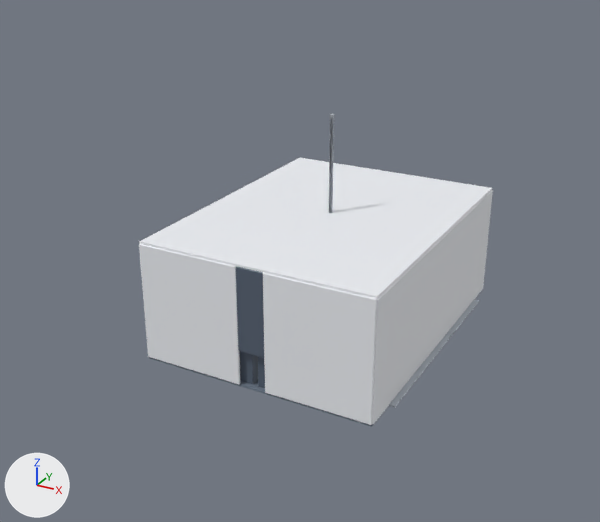
Before and after pictures for a commit that changed the glTF model public/assets/compartments/engine-room.glb.
Before and after are seen from a 50 mm lens placed at (20.6, -41.3, 24.2), pointed at (-1.2, -1.6, 4.4). Lighting does not change. The marker at lower left points along +X, +Y and +Z. The older version comes first. Where no turn or scale is listed for an object, it has been applied to the vertices. Vertices at exactly the same position are counted once.

The older version as bpy lines, for what is in view:
```python
me_cube = bpy.data.meshes.new('Cube')
me_cube.from_pydata(...)  # 8 vertices, 12 faces; spans x -7.0..7.0, y -9.0..9.0, z -0.1..0.1
me_cube.materials.append(mat_deck)  # greyish blue #6f7c8b
me_cube_001 = bpy.data.meshes.new('Cube.001')
me_cube_001.from_pydata(...)  # 128 vertices, 232 faces; spans x -7.1..7.1, y -9.1..9.1, z -7.1..0.1
me_cube_001.materials.append(mat_bulkhead)  # white #eff1f6
me_cube_004 = bpy.data.meshes.new('Cube.004')
me_cube_004.from_pydata(...)  # 240 vertices, 440 faces; spans x -7.4..5.4, y -0.07..14.7, z -4.55..2.45
me_cube_004.materials.append(mat_trim)  # greyish blue #596576
me_cube_008 = bpy.data.meshes.new('Cube.008')
me_cube_008.from_pydata(...)  # 1168 vertices, 2228 faces; spans x -3.8..11.0, y -9.0..7.0, z -2.8..11.7
me_cube_008.materials.append(mat_steel)  # light grey #c8ced7
ob_cm_bulkhead = bpy.data.objects.new('CM_BULKHEAD', me_cube_001)
ob_cm_bulkhead.location = (0.0, 0.0, 7.06)
ob_cm_deck = bpy.data.objects.new('CM_DECK', me_cube)
ob_cm_deck.location = (0.0, 0.0, -0.06)
ob_cm_steel = bpy.data.objects.new('CM_STEEL', me_cube_008)
ob_cm_steel.location = (-3.6, 1.0, 1.3)
ob_cm_trim = bpy.data.objects.new('CM_TRIM', me_cube_004)
ob_cm_trim.location = (0.0, -9.0, 4.55)
```
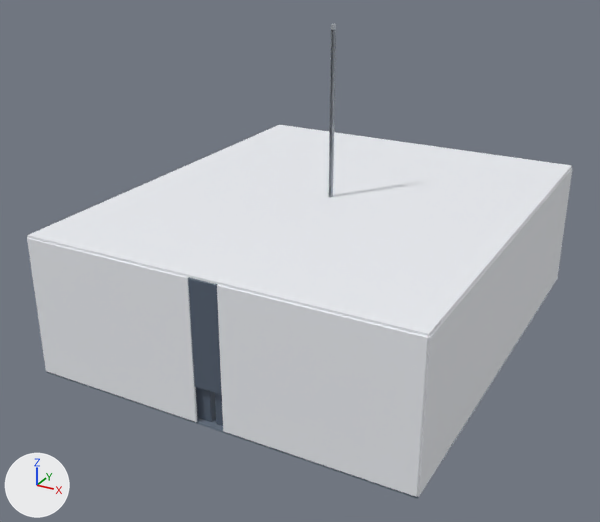
Pixel boxes (x1, y1, x2, y2) of what changed, in the pictures (600 x 522 px; the box of a moved part takes in the faces that stretch with it):
'CM_BULKHEAD', reshaped, moved (54% wider, 39% taller): before (139, 158, 493, 425); after (27, 125, 572, 497)
'CM_TRIM', reshaped, moved: before (236, 266, 265, 388); after (188, 277, 223, 426)
'CM_STEEL', reshaped, moved (mostly hidden): before (329, 114, 479, 407); after (328, 24, 547, 460)
'CM_DECK', rescaled: before (149, 294, 479, 427); after (47, 372, 419, 499)
part 1 of me_cube_001, moved or reshaped: before (139, 158, 492, 299); after (27, 125, 572, 337)
part 2 of me_cube_001, moved or reshaped: before (139, 244, 240, 384); after (27, 238, 197, 422)
part 3 of me_cube_001, moved or reshaped: before (263, 273, 377, 425); after (217, 285, 429, 497)
part 4 of me_cube_001, moved or reshaped: before (372, 190, 493, 425); after (418, 167, 572, 496)
part 6 of me_cube_008, moved or reshaped: before (330, 114, 334, 119); after (331, 24, 336, 35)
part 7 of me_cube_008, moved or reshaped: before (330, 118, 334, 123); after (328, 30, 336, 197)
part 8 of me_cube_008, moved or reshaped: before (329, 122, 334, 163); after (329, 34, 336, 196)
part 9 of me_cube_008, moved or reshaped: before (329, 130, 334, 213); after (331, 44, 336, 49)
part 10 of me_cube_008, added: after (329, 54, 335, 197)
part 11 of me_cube_008, deleted: before (389, 300, 479, 407)
part 12 of me_cube_008, added: after (443, 296, 547, 460)
part 13 of me_cube_004, moved or reshaped (not visible afterwards): before (239, 351, 258, 384)
part 14 of me_cube_004, moved or reshaped (mostly hidden before): before (258, 357, 265, 388); after (196, 387, 216, 422)
part 15 of me_cube_004, moved or reshaped (not visible before): after (215, 393, 223, 426)
part 16 of me_cube_004, rebuilt (21% wider, 28% taller): before (236, 266, 264, 358); after (188, 277, 222, 395)

What changed in the scene script:
```text
Change me_cube_001:
    remove me_cube_001.from_pydata(...)  # 128 vertices, 232 faces; spans x -7.1..7.1, y -9.1..9.1, z -7.1..0.1
    add me_cube_001.from_pydata(...)  # 128 vertices, 232 faces; spans x -11.1..11.1, y -13.1..13.1, z -8.1..0.1
    me_cube_001 part 1: the loose piece of 8 vertices spanning x -7.0..7.0, y -9.0..9.0, z -0.1..0.1 is scaled about its middle by (1.57, 1.44, 1)
    me_cube_001 part 2: the loose piece of 24 vertices spanning x -7.0..-0.8, y -9.1..-8.9, z -7.1..-0.1 is scaled about its middle by (1.65, 1, 1.14), then moved by (-2.0, -4.0, -0.5)
    me_cube_001 part 3: the loose piece of 24 vertices spanning x 0.8..7.0, y -9.1..-8.9, z -7.1..-0.1 is scaled about its middle by (1.65, 1, 1.14), then moved by (2.0, -4.0, -0.5)
    me_cube_001 part 4: the loose piece of 24 vertices spanning x 6.9..7.1, y -9.0..9.0, z -7.1..-0.1 is scaled about its middle by (1, 1.45, 1.14), then moved by (4.0, 0.0, -0.5)
    other edits to the shape of me_cube_001 do not show in these pictures
Change me_cube:
    remove me_cube.from_pydata(...)  # 8 vertices, 12 faces; spans x -7.0..7.0, y -9.0..9.0, z -0.1..0.1
    add me_cube.from_pydata(...)  # 8 vertices, 12 faces; spans x -11.0..11.0, y -13.0..13.0, z -0.1..0.1
    me_cube part 5: the whole mesh is scaled about its middle by (1.57, 1.44, 1)
Change me_cube_008:
    remove me_cube_008.from_pydata(...)  # 1168 vertices, 2228 faces; spans x -3.8..11.0, y -9.0..7.0, z -2.8..11.7
    add me_cube_008.from_pydata(...)  # 1520 vertices, 2900 faces; spans x -5.5..16.7, y -13.5..10.5, z -6.9..16.3
    me_cube_008 part 6: the loose piece of 48 vertices spanning x 3.5..3.7, y -1.1..-0.9, z -1.9..11.7 is scaled about its middle by (1.17, 1.17, 1.59), then moved by (2.0, -0.5, 0.6)
    me_cube_008 part 7: the loose piece of 48 vertices spanning x 3.5..3.7, y -1.1..-0.9, z -2.1..11.5 is scaled about its middle by (1.17, 1.17, 1.59), then moved by (2.0, -0.5, 0.6)
    me_cube_008 part 8: the loose piece of 48 vertices spanning x 3.5..3.7, y -1.1..-0.9, z -2.3..11.3 is scaled about its middle by (1.17, 1.17, 1.59), then moved by (2.0, -0.5, 0.5)
    me_cube_008 part 9: the loose piece of 48 vertices spanning x 3.5..3.7, y -1.1..-0.9, z -2.8..10.8 is scaled about its middle by (1.17, 1.17, 1.59), then moved by (2.0, -0.5, 0.4)
    me_cube_008 part 10: a new loose piece of 48 vertices spanning x 5.5..5.7, y -1.6..-1.4, z -6.9..14.7, in mat_steel (light grey #c8ced7)
    me_cube_008 part 11: the loose piece of 8 vertices spanning x 9.0..11.0, y -8.0..6.0, z -1.3..-1.2 is deleted
    me_cube_008 part 12: 8 vertices added at x 14.1..16.7, y -11.5..8.5, z -1.6..-1.5
    other edits to the shape of me_cube_008 do not show in these pictures
Change me_cube_004:
    remove me_cube_004.from_pydata(...)  # 240 vertices, 440 faces; spans x -7.4..5.4, y -0.07..14.7, z -4.55..2.45
    add me_cube_004.from_pydata(...)  # 288 vertices, 528 faces; spans x -10.9..8.05, y -0.07..21.3, z -5.05..2.95
    me_cube_004 part 13: the loose piece of 24 vertices spanning x -2.35..-0.15, y 0.3..0.9, z -4.55..-2.55 is scaled about its middle by (1.09, 1, 1.1), then moved by (-2.75, 0.0, -0.4)
    me_cube_004 part 14: the loose piece of 24 vertices spanning x 0.15..2.35, y 0.3..0.9, z -4.55..-2.55 is scaled about its middle by (1.09, 1, 1.1), then moved by (-2.58, 0.0, -0.4)
    me_cube_004 part 15: the loose piece of 24 vertices spanning x 2.65..4.85, y 0.3..0.9, z -4.55..-2.55 is scaled about its middle by (1.09, 1, 1.1), then moved by (-2.42, 0.0, -0.4)
    me_cube_004 part 16: the loose piece of 24 vertices spanning x -0.8..0.8, y -0.07..0.07, z -2.45..2.45 is rebuilt with 24 vertices and now spans x -0.8..0.8, y -0.07..0.07, z -2.95..2.95
    other edits to the shape of me_cube_004 do not show in these pictures
Change ob_cm_bulkhead:
    ob_cm_bulkhead.location: (0.0, 0.0, 7.06) -> (0.0, 0.0, 8.06)
Change ob_cm_steel:
    ob_cm_steel.location: (-3.6, 1.0, 1.3) -> (-5.6, 1.5, 1.6)
Change ob_cm_trim:
    ob_cm_trim.location: (0.0, -9.0, 4.55) -> (0.0, -13.0, 5.05)
```
